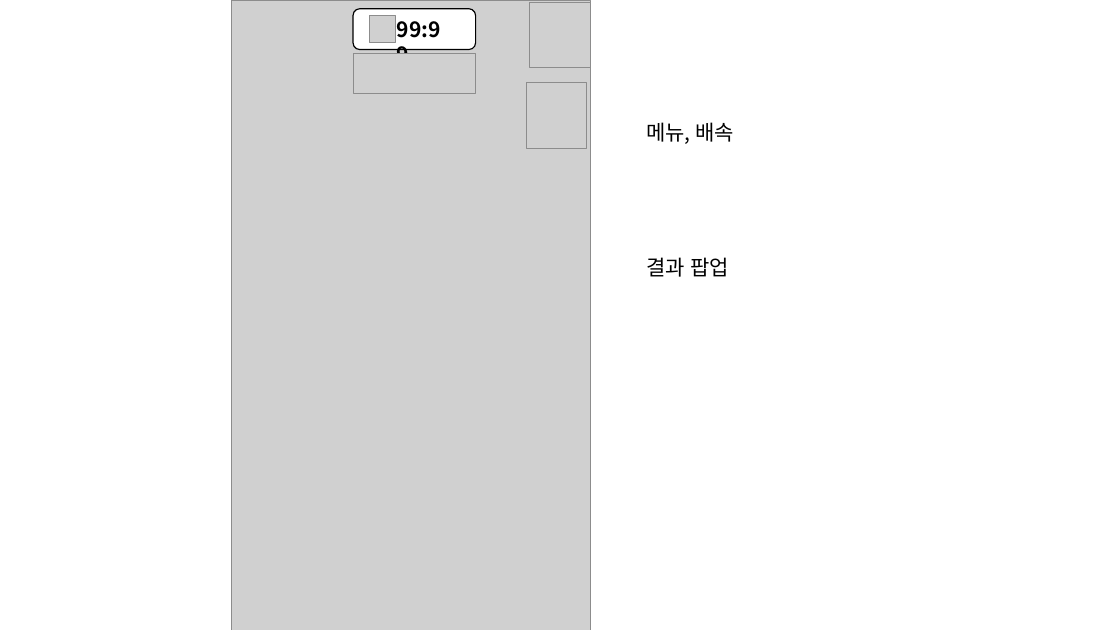
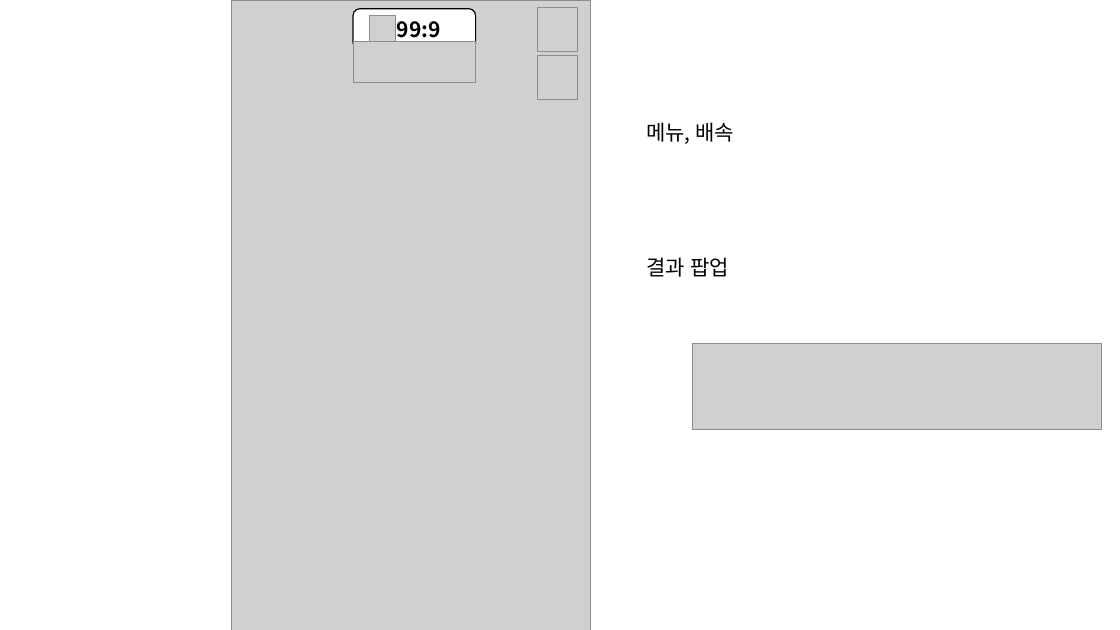
Before and after one commit to david0305mc/TowerDefense, a slide deck: slide 1 of 게임잼 유아이.pptx. Drawn at 1120x630 pixels with LibreOffice and Linux fonts; fonts in the diff are those of the drawing; grey boxes stand for pictures. Boxes give left, top, right and bottom in pixels: in the first picture for what was removed or moved away, otherwise in the second. Text is boxed around its words. In the diff, an @@ line names an element or a change of style, - is before the commit and + after.

```diff
--- a/게임잼 유아이.pptx
+++ b/게임잼 유아이.pptx
@@ picture: place and size @@
-picture at box(529, 2, 590, 67)
+picture at box(537, 7, 578, 50)
@@ picture: place and size @@
-picture at box(353, 53, 476, 94)
+picture at box(353, 42, 476, 83)
@@ picture: place and size @@
-picture at box(526, 82, 586, 148)
+picture at box(537, 55, 578, 99)
@@ picture added at box(692, 343, 1102, 429) @@
```
Also in this commit, not shown: 1 other slide changed, 1 slide added, 1 slide removed.
